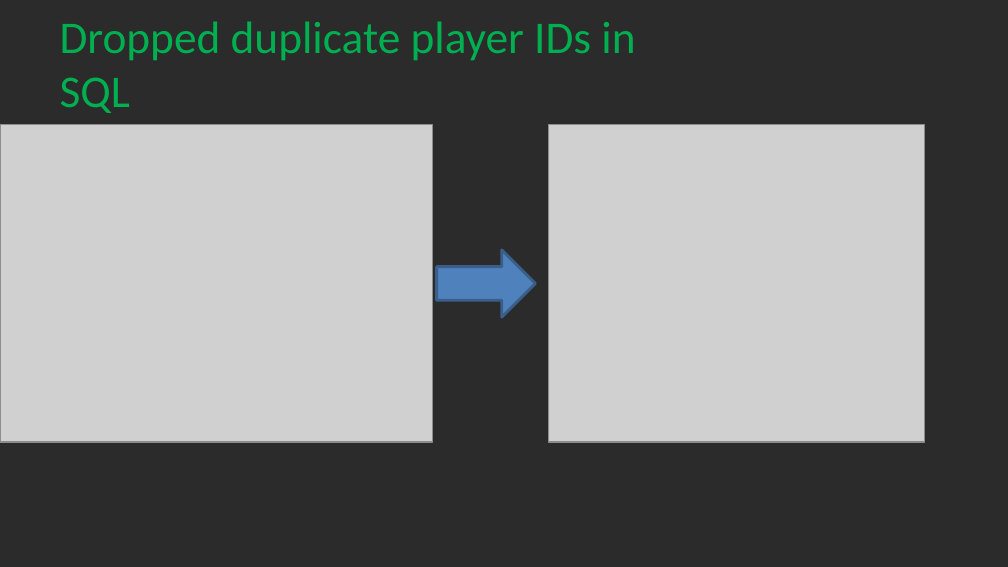
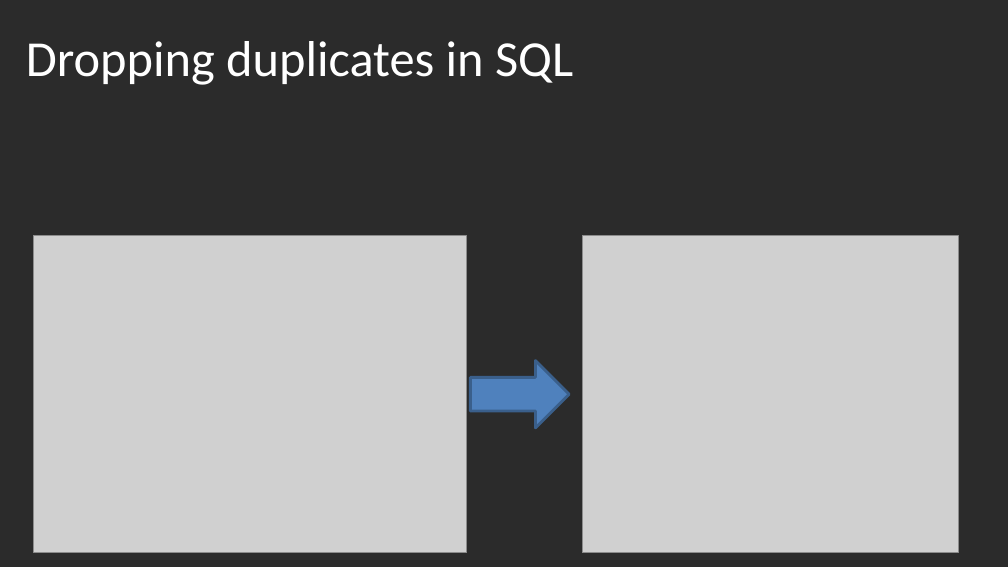
Before and after one commit to Randy0601/Soccer-Analysis, a slide deck: slide 5 of Presentation.pptx. Drawn at 1008x567 pixels with LibreOffice and Linux fonts; fonts in the diff are those of the drawing; grey boxes stand for pictures; background and template pictures are left out; a plain dark background stands for a picture behind light text. Boxes give left, top, right and bottom in pixels: in the first picture for what was removed or moved away, otherwise in the second. Text is boxed around its words. In the diff, an @@ line names an element or a change of style, - is before the commit and + after.

```diff
--- a/Presentation.pptx
+++ b/Presentation.pptx
@@ title removed at <box>60,21,635,113</box> @@
-Dropped duplicate player IDs in SQL
@@ text added at <box>26,41,573,85</box>, 36 pt, text #FFFFFF @@
+Dropping duplicates in SQL
@@ 2 pictures, 1 right arrow: place and size @@
-2 pictures, 1 right arrow at <box>0,125,924,443</box>
+2 pictures, 1 right arrow at <box>33,236,959,553</box>
```
Also in this commit, not shown: 6 other slides changed.
